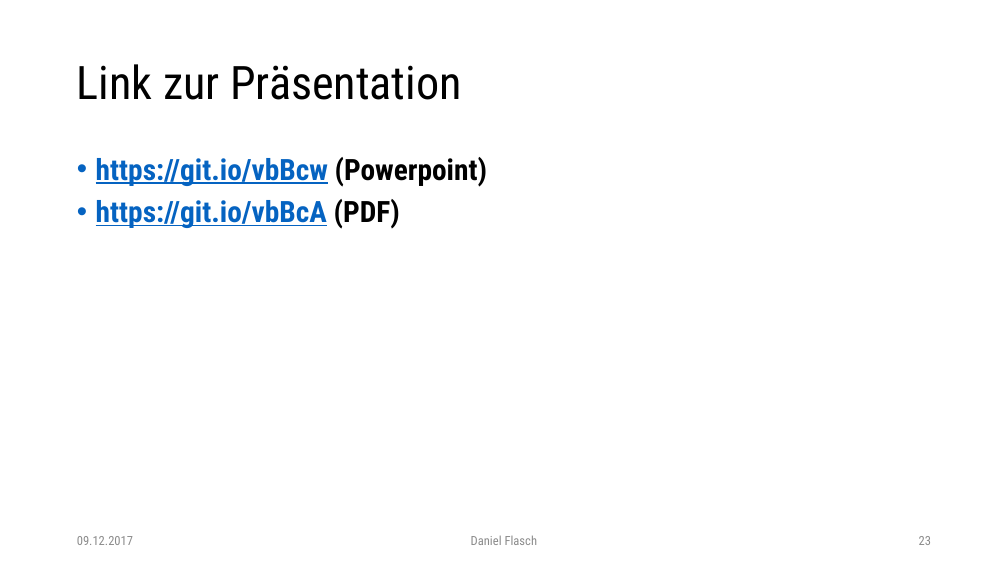
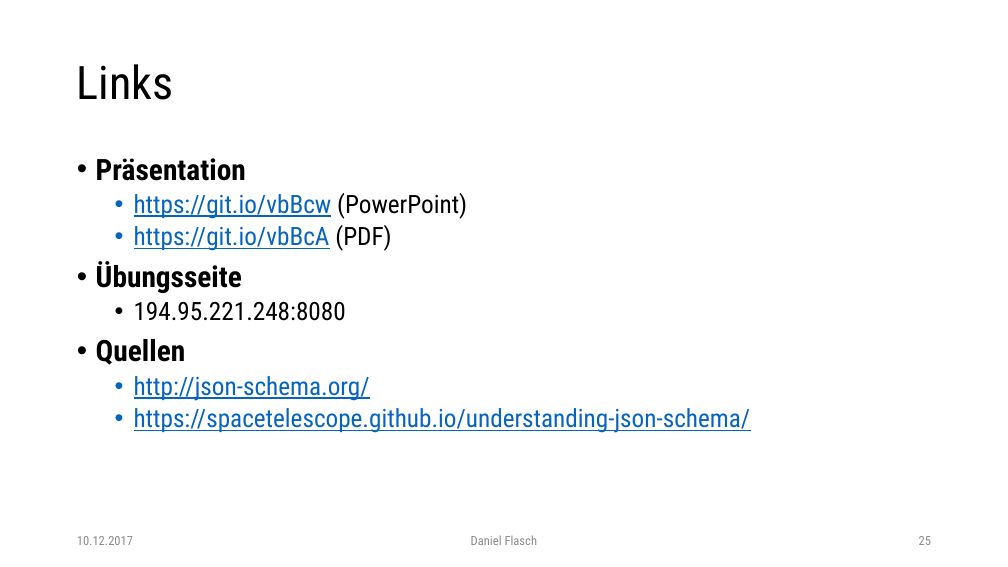
Before and after one commit to dflasch/jsonSchemaEdu, a slide deck: slide 26 of doc/json-schema.pptx (slide 24 before the commit). Drawn at 1008x567 pixels with LibreOffice and Linux fonts; fonts in the diff are those of the drawing. Boxes give left, top, right and bottom in pixels: in the first picture for what was removed or moved away, otherwise in the second. Text is boxed around its words. In the diff, an @@ line names an element or a change of style, - is before the commit and + after.

```diff
--- a/doc/json-schema.pptx
+++ b/doc/json-schema.pptx
@@ title at [77, 64, 174, 100]: text changed @@
-Link zur Präsentation
+Links
@@ text at [96, 158, 467, 219]: text changed; size 28 to 24 pt; text colour #0563C1 to #000000; bold off @@
-• https://git.io/vbBcw (Powerpoint)
+• Präsentation
+  • https://git.io/vbBcw (PowerPoint)
@@ text at [134, 225, 391, 251]: size 28 to 24 pt, bold off in "https://git.io/vbBcA (PDF)"; list level 1 to 2 in "https://git.io/vbBcA (PDF)" @@
@@ text at [96, 261, 751, 433]: paragraphs added @@
+• Übungsseite
+  • 194.95.221.248:8080
+• Quellen
+  • http://json-schema.org/
+  • https://spacetelescope.github.io/understanding-json-schema/
@@ text at [77, 536, 133, 545]: text changed @@
-09.12.2017
+10.12.2017
```
Also in this commit, not shown: 2 other slides changed, 2 slides added, 1 slide removed, 3 other files.
